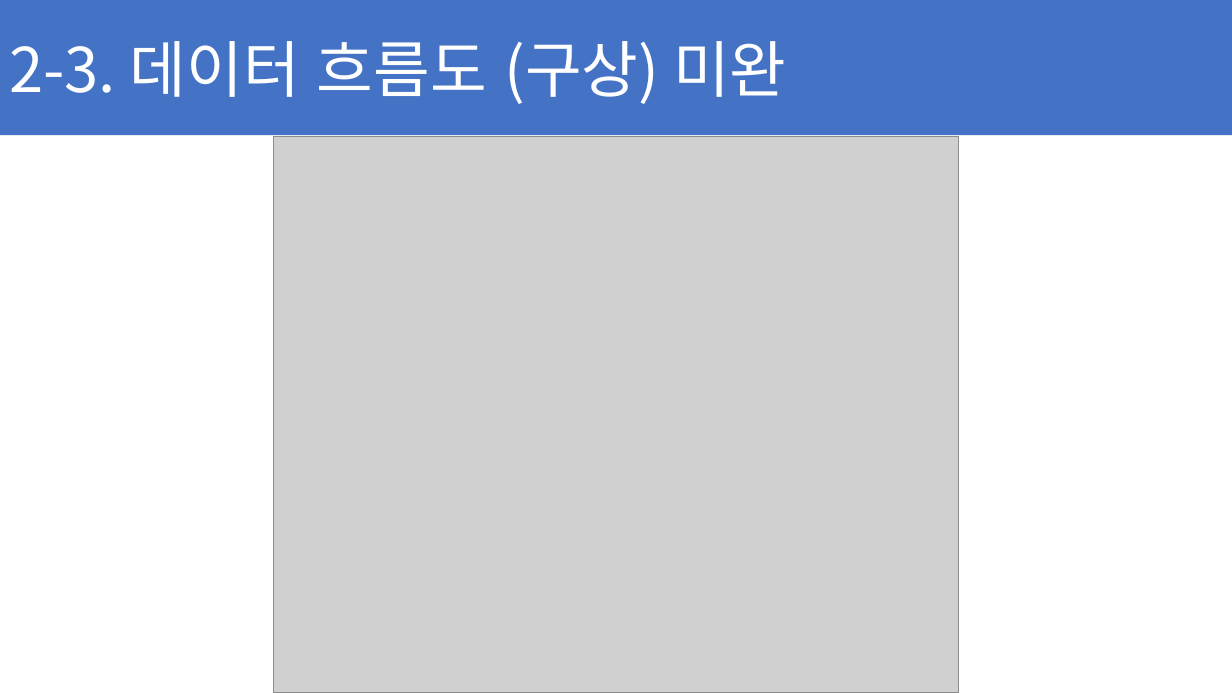
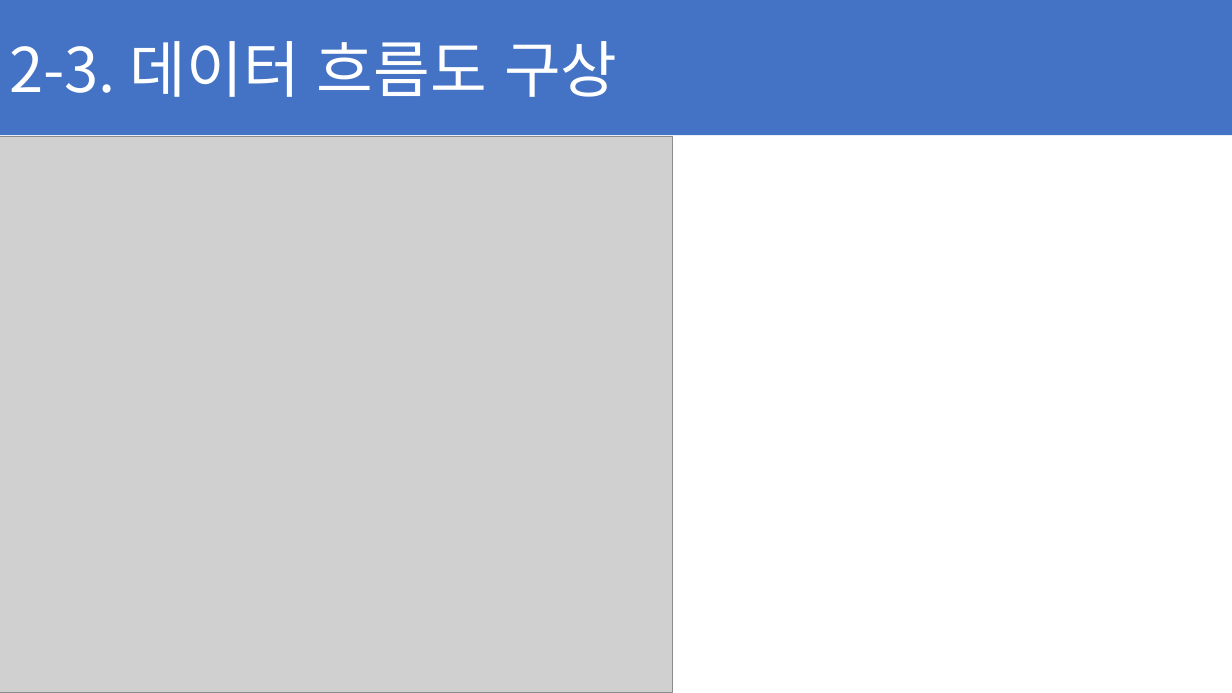
Before and after one commit to ChaeSung-Lee/DJ_InternShip, a slide deck: slide 24 of 2021_Summer/jp.hong/Project_BnC_jph.pptx (slide 23 before the commit). Drawn at 1232x693 pixels with LibreOffice and Linux fonts; fonts in the diff are those of the drawing; grey boxes stand for pictures. Boxes give left, top, right and bottom in pixels: in the first picture for what was removed or moved away, otherwise in the second. Text is boxed around its words. In the diff, an @@ line names an element or a change of style, - is before the commit and + after.

```diff
--- a/2021_Summer/jp.hong/Project_BnC_jph.pptx
+++ b/2021_Summer/jp.hong/Project_BnC_jph.pptx
@@ text in rectangle at box(9, 41, 617, 97): text changed @@
-2-3. 데이터 흐름도 (구상) 미완
+2-3. 데이터 흐름도 구상
@@ picture added at box(0, 137, 673, 693) @@
@@ picture removed at box(274, 136, 958, 693) @@
```
Also in this commit, not shown: 4 other slides changed, 4 slides added.
